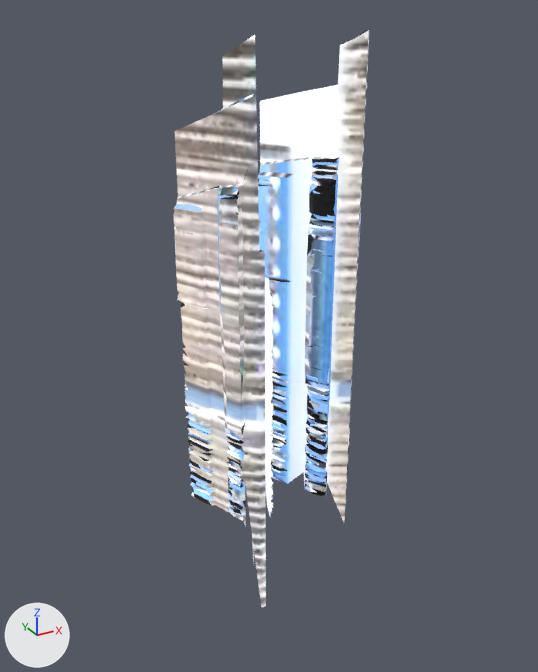
One commit to the glTF model assets/heavy/sky/twin.glb: the scene before it, then after it.
Rendered twice from a camera (50 mm lens) standing at (-112.8, -205.2, 205.7) and looking at (0.6, 1.0, 102.6). The axes (+X, +Y, +Z) are drawn at lower left. The lights are the same throughout. The older version comes first. Vertices at exactly the same position are counted once.

The scene before the commit, as lines of its bpy script (objects in view):
```python
mat_body = bpy.data.materials.new('Body')
mat_body.use_nodes = True; mat_body.node_tree.nodes.clear()
_N = mat_body.node_tree.nodes; _L = mat_body.node_tree.links
n0 = _N.new('ShaderNodeBsdfPrincipled'); n0.name = 'Principled BSDF'
n0.inputs[2].default_value = 0.75  # 'Roughness'
n0.inputs[28].default_value = 1.0  # 'Emission Strength'
n1 = _N.new('ShaderNodeOutputMaterial'); n1.name = 'Material Output'
n2 = _N.new('ShaderNodeTexImage'); n2.name = 'Image Texture'
n2.image = img_col
n3 = _N.new('ShaderNodeTexImage'); n3.name = 'Image Texture.001'
n3.image = img_col
_L.new(n0.outputs[0], n1.inputs[0])  # 'BSDF' to 'Surface'
_L.new(n2.outputs[0], n0.inputs[27])  # 'Color' to 'Emission Color'
_L.new(n3.outputs[0], n0.inputs[0])  # 'Color' to 'Base Color'
me_body = bpy.data.meshes.new('Body')
me_body.from_pydata(...)  # 3641 vertices, 7209 faces; spans x -28.0..28.0, y -16.0..16.0, z 0.0..200.0
me_body.materials.append(mat_body)
ob_body = bpy.data.objects.new('Body', me_body)
ob_body.location = (0.0, 0.0, 0.0)
```
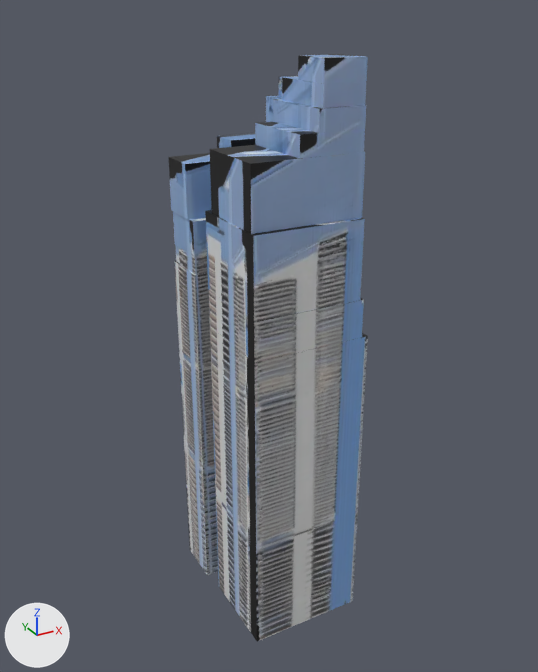
Patch to the scene script:
```diff
--- a/assets/heavy/sky/twin.glb.py
+++ b/assets/heavy/sky/twin.glb.py
@@ mat_body @@
 n0 = _N.new('ShaderNodeBsdfPrincipled'); n0.name = 'Principled BSDF'
-n0.inputs[2].default_value = 0.75  # 'Roughness'
-n0.inputs[28].default_value = 1.0  # 'Emission Strength'
 n1 = _N.new('ShaderNodeOutputMaterial'); n1.name = 'Material Output'
@@ mat_body @@
 n2 = _N.new('ShaderNodeTexImage'); n2.name = 'Image Texture'
 n2.image = img_col
-n3 = _N.new('ShaderNodeTexImage'); n3.name = 'Image Texture.001'
-n3.image = img_col
 _L.new(n0.outputs[0], n1.inputs[0])  # 'BSDF' to 'Surface'
-_L.new(n2.outputs[0], n0.inputs[27])  # 'Color' to 'Emission Color'
-_L.new(n3.outputs[0], n0.inputs[0])  # 'Color' to 'Base Color'
+_L.new(n2.outputs[0], n0.inputs[0])  # 'Color' to 'Base Color'
@@ me_body @@
 # used by ob_body; location = (0.0, 0.0, 0.0)
-me_body.from_pydata(...)  # 3641 vertices, 7209 faces; spans x -28.0..28.0, y -16.0..16.0, z 0.0..200.0
+me_body.from_pydata(...)  # 120 vertices, 180 faces; spans x -22.0..22.0, y -28.0..28.0, z 0.0..194.0
+# me_body part 1: a new loose piece, a box spanning x -20.0..18.0, y -28.0..3.0, z 110.0..123.0, in mat_body (picture img_col)
+# me_body part 2: a new loose piece, a box spanning x -20.0..17.0, y -28.0..4.0, z 123.0..148.0, in mat_body (picture img_col)
+# me_body part 3: a new loose piece, a box spanning x -20.0..17.0, y -26.0..0.0, z 148.0..168.0, in mat_body (picture img_col)
+# me_body part 4: a new loose piece, a box spanning x -4.7..16.9, y -26.2..-0.1, z 167.7..174.2, in mat_body (picture img_col)
+# me_body part 5: a new loose piece, a box spanning x 1.4..17.0, y -26.2..-0.2, z 174.2..180.6, in mat_body (picture img_col)
+# me_body part 6: a new loose piece, a box spanning x 2.8..17.0, y -25.7..-3.0, z 180.6..187.1, in mat_body (picture img_col)
+# me_body part 7: a new loose piece, a box spanning x 2.9..17.0, y -25.7..-12.0, z 187.1..193.5, in mat_body (picture img_col)
+# me_body part 8: a new loose piece, a box spanning x -22.0..19.0, y 11.0..28.0, z 0.0..125.0, in mat_body (picture img_col)
+# me_body part 9: a new loose piece, a box spanning x -21.4..17.8, y 11.2..27.9, z 125.3..131.3, in mat_body (picture img_col)
+# me_body part 10: a new loose piece, a box spanning x -22.0..22.0, y 11.0..28.0, z 131.0..143.0, in mat_body (picture img_col)
+# me_body part 11: a new loose piece, a box spanning x -22.0..22.0, y 14.0..28.0, z 143.0..161.0, in mat_body (picture img_col)
+# me_body part 12: a new loose piece, a box spanning x -5.9..22.0, y 14.4..25.1, z 161.1..167.1, in mat_body (picture img_col)
+# me_body part 13: a new loose piece, a box spanning x 11.1..22.0, y 14.4..22.3, z 167.1..179.0, in mat_body (picture img_col)
+# me_body part 14: a new loose piece, a box spanning x 15.4..22.1, y 16.7..21.3, z 179.0..185.0, in mat_body (picture img_col)
+# me_body part 15: the loose piece of 1831 vertices spanning x -28.0..0.0, y -16.0..16.0, z 0.0..199.0 is deleted
+# me_body part 16: 1 vertex moved within x 21.0, y 3.0, z 110.0; 1809 vertices removed from x 2.0..28.0, y -16.0..16.0, z 26.0..200.0; 7 vertices added at x -21.0..21.0, y -28.0..3.0, z 0.0..110.0
 me_body.materials.append(mat_body)
```

Changed parts and their boxes (x1, y1, x2, y2) in the pictures (538 x 672 px):
'Body', surface changed, reshaped: before (173, 30, 369, 607); after (169, 54, 368, 641)
part 1 of me_body, added: after (208, 290, 364, 363)
part 2 of me_body, added: after (205, 210, 365, 322)
part 3 of me_body, added (blue): after (210, 145, 365, 234)
part 4 of me_body, added (blue): after (255, 122, 365, 158)
part 5 of me_body, added (blue): after (273, 99, 366, 133)
part 6 of me_body, added (blue): after (282, 77, 366, 108)
part 7 of me_body, added (blue): after (298, 54, 368, 83)
part 8 of me_body, added: after (174, 261, 218, 575)
part 9 of me_body, added: after (175, 245, 207, 275)
part 10 of me_body, added (blue): after (173, 212, 207, 258)
part 11 of me_body, added (blue): after (169, 153, 211, 220)
part 12 of me_body, added: after (217, 133, 256, 148)
part 13 of me_body, added (mostly hidden): after (266, 96, 282, 122)
part 14 of me_body, added: after (279, 76, 298, 96)
part 15 of me_body, deleted: before (173, 35, 273, 607)
part 16 of me_body, built on: before (258, 30, 369, 522); after (210, 327, 368, 641)
